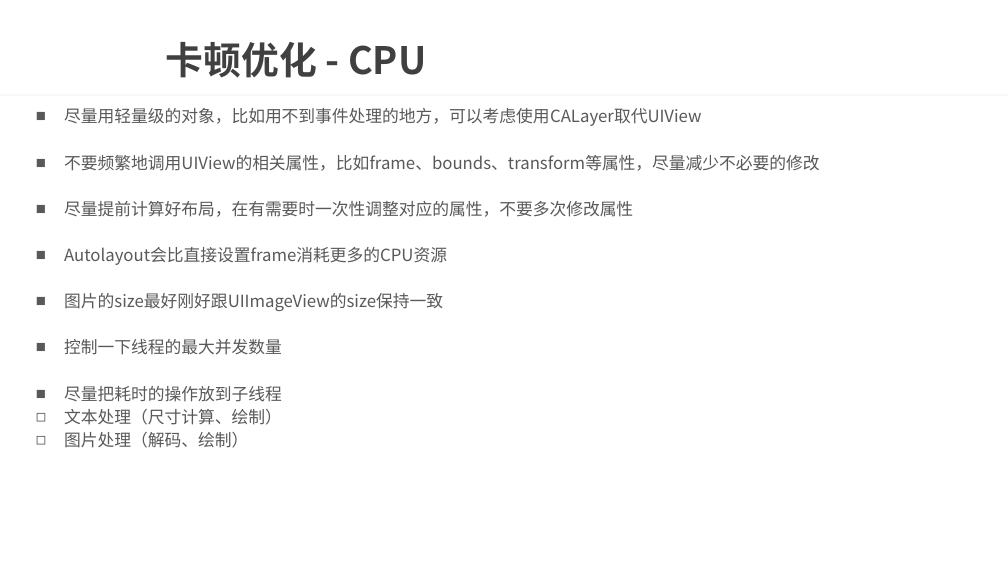
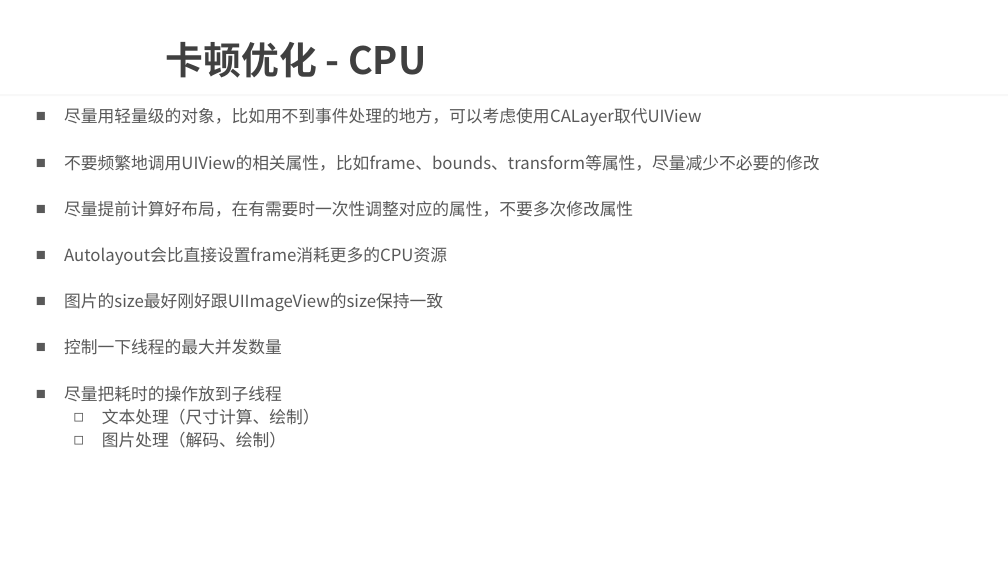
Before and after one commit to wtj900/wtj900.github.io, a slide deck: slide 6 of file/面试文档/06-性能优化.pptx. Drawn at 1008x567 pixels with LibreOffice and Linux fonts; fonts in the diff are those of the drawing; background and template pictures are left out. Boxes give left, top, right and bottom in pixels: in the first picture for what was removed or moved away, otherwise in the second. Text is boxed around its words. In the diff, an @@ line names an element or a change of style, - is before the commit and + after.

Commit message:
性能优化

```diff
--- a/file/面试文档/06-性能优化.pptx
+++ b/file/面试文档/06-性能优化.pptx
@@ text at [102, 409, 320, 448]: list level 1 to 2 in "文本处理（尺寸计算、绘制）"; list level 1 to 2 in "图片处理（解码、绘制）" @@
```
Also in this commit, not shown: 2 other slides changed, 6 slides added.
